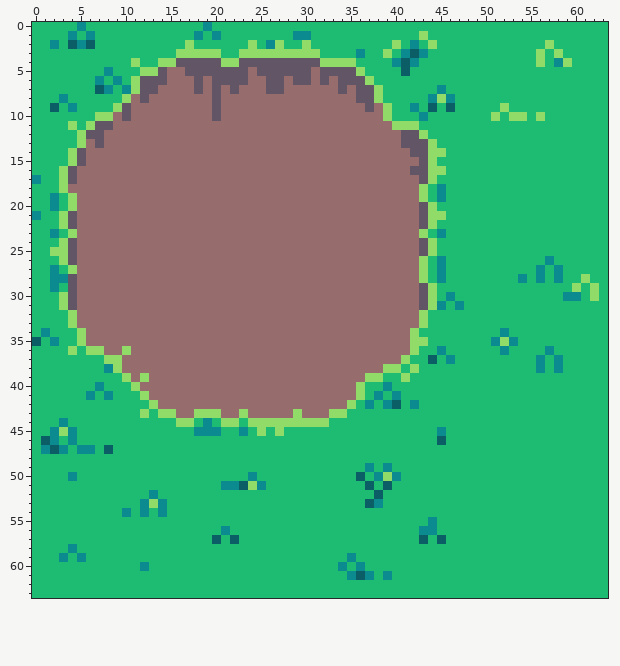
Two versions of one pixel-art sprite, Assets/Graphics/Tilemaps/Grass/grass.png. Above: the version before the commit.
The file is 64x64 pixels.
Once edited:
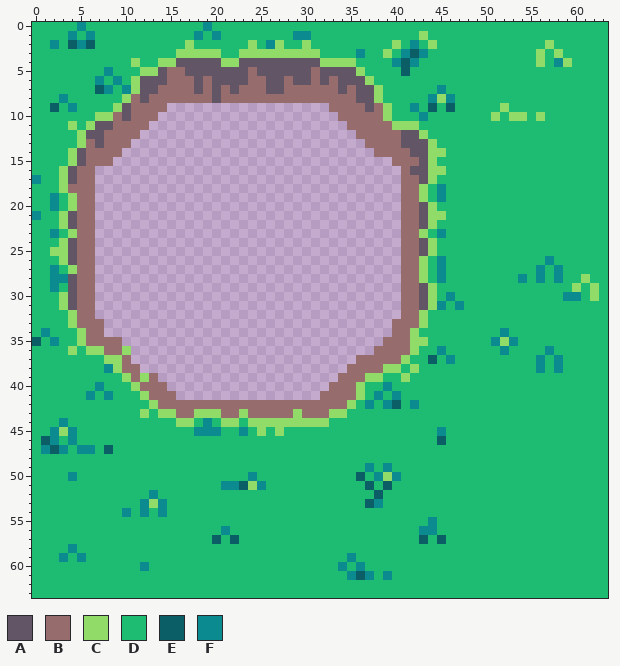
Palette (. is transparent): A #625565  B #966c6c  C #91db69  D #1ebc73  E #0b5e65  F #0b8a8f
Edits made:
@@ x 5..42 @@
  8 DDDDDCBABBBBBBBABBBBBBBBBBBBBBBAACDDDD
- 9 DDDDCABBBBBBBBBABBBBBBBBBBBBBBBBABCDDF
-10 DDCCBABBBBBBBBBABBBBBBBBBBBBBBBBBBCDDD
-11 DCAABBBBBBBBBBBBBBBBBBBBBBBBBBBBBBBCCC
-12 CAABBBBBBBBBBBBBBBBBBBBBBBBBBBBBBBBBAA
-13 CBABBBBBBBBBBBBBBBBBBBBBBBBBBBBBBBBBAA
-14 ABBBBBBBBBBBBBBBBBBBBBBBBBBBBBBBBBBBBA
-15 ABBBBBBBBBBBBBBBBBBBBBBBBBBBBBBBBBBBBB
-16 BBBBBBBBBBBBBBBBBBBBBBBBBBBBBBBBBBBBBA
-17 BBBBBBBBBBBBBBBBBBBBBBBBBBBBBBBBBBBBBB
-18 BBBBBBBBBBBBBBBBBBBBBBBBBBBBBBBBBBBBBB
-19 BBBBBBBBBBBBBBBBBBBBBBBBBBBBBBBBBBBBBB
-20 BBBBBBBBBBBBBBBBBBBBBBBBBBBBBBBBBBBBBB
-21 BBBBBBBBBBBBBBBBBBBBBBBBBBBBBBBBBBBBBB
-22 BBBBBBBBBBBBBBBBBBBBBBBBBBBBBBBBBBBBBB
-23 BBBBBBBBBBBBBBBBBBBBBBBBBBBBBBBBBBBBBB
-24 BBBBBBBBBBBBBBBBBBBBBBBBBBBBBBBBBBBBBB
-25 BBBBBBBBBBBBBBBBBBBBBBBBBBBBBBBBBBBBBB
-26 BBBBBBBBBBBBBBBBBBBBBBBBBBBBBBBBBBBBBB
-27 BBBBBBBBBBBBBBBBBBBBBBBBBBBBBBBBBBBBBB
-28 BBBBBBBBBBBBBBBBBBBBBBBBBBBBBBBBBBBBBB
-29 BBBBBBBBBBBBBBBBBBBBBBBBBBBBBBBBBBBBBB
-30 BBBBBBBBBBBBBBBBBBBBBBBBBBBBBBBBBBBBBB
-31 BBBBBBBBBBBBBBBBBBBBBBBBBBBBBBBBBBBBBB
-32 BBBBBBBBBBBBBBBBBBBBBBBBBBBBBBBBBBBBBB
-33 BBBBBBBBBBBBBBBBBBBBBBBBBBBBBBBBBBBBBB
-34 CBBBBBBBBBBBBBBBBBBBBBBBBBBBBBBBBBBBBC
-35 CBBBBBBBBBBBBBBBBBBBBBBBBBBBBBBBBBBBBC
-36 DCCBBCBBBBBBBBBBBBBBBBBBBBBBBBBBBBBBBC
-37 DDDCCBBBBBBBBBBBBBBBBBBBBBBBBBBBBBBBCD
-38 DDDFCBBBBBBBBBBBBBBBBBBBBBBBBBBBBBCCDC
-39 DDDDDCBCBBBBBBBBBBBBBBBBBBBBBBBBCCDDCD
-40 DDFDDDCBBBBBBBBBBBBBBBBBBBBBBBBCDDFDDD
-41 DFDFDDDCBBBBBBBBBBBBBBBBBBBBBBBCDFDFDD
+ 9 DDDDCABBBB..................BBBBABCDDF
+10 DDCCBABBB....................BBBBBCDDD
+11 DCAABBBB......................BBBBBCCC
+12 CAABBBB........................BBBBBAA
+13 CBABBB..........................BBBBAA
+14 ABBBB............................BBBBA
+15 ABBB...............................BBB
+16 BB..................................BA
+17 BB..................................BB
+18 BB..................................BB
+19 BB..................................BB
+20 BB..................................BB
+21 BB..................................BB
+22 BB..................................BB
+23 BB..................................BB
+24 BB..................................BB
+25 BB..................................BB
+26 BB..................................BB
+27 BB..................................BB
+28 BB..................................BB
+29 BB..................................BB
+30 BB..................................BB
+31 BB..................................BB
+32 BB..................................BB
+33 BBB................................BBB
+34 CBB................................BBC
+35 CBBBB.............................BBBC
+36 DCCBBC...........................BBBBC
+37 DDDCCB.........................BBBBBCD
+38 DDDFCBB.......................BBBBCCDC
+39 DDDDDCBCB....................BBBCCDDCD
+40 DDFDDDCBBB..................BBBCDDFDDD
+41 DFDFDDDCBBB................BBBBCDFDFDD
 42 DDDDDDDDCBBBBBBBBBBBBBBBBBBBBBCDFDFEDF
Changed places in both pictures, as pixel boxes (x1, y1, x2, y2):
erased: (95, 103, 401, 400)
